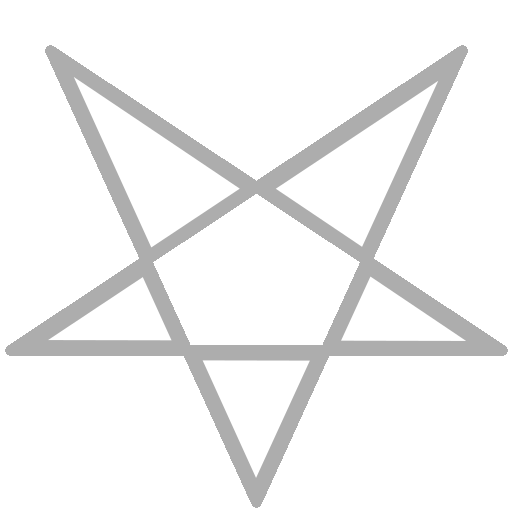
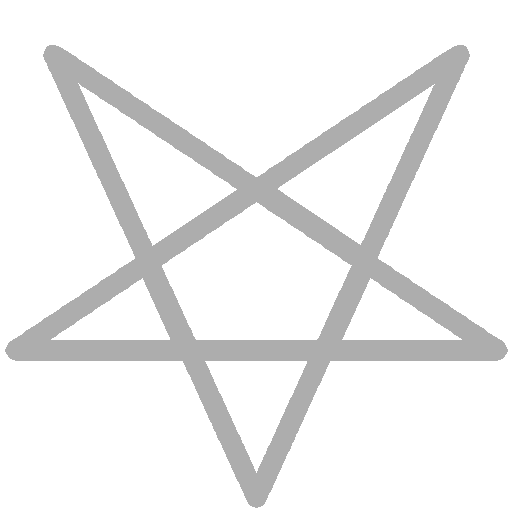
Layer changes from the first 512 × 512 image to the second:
painted on "Layer #2" over [7, 45, 506, 507]
